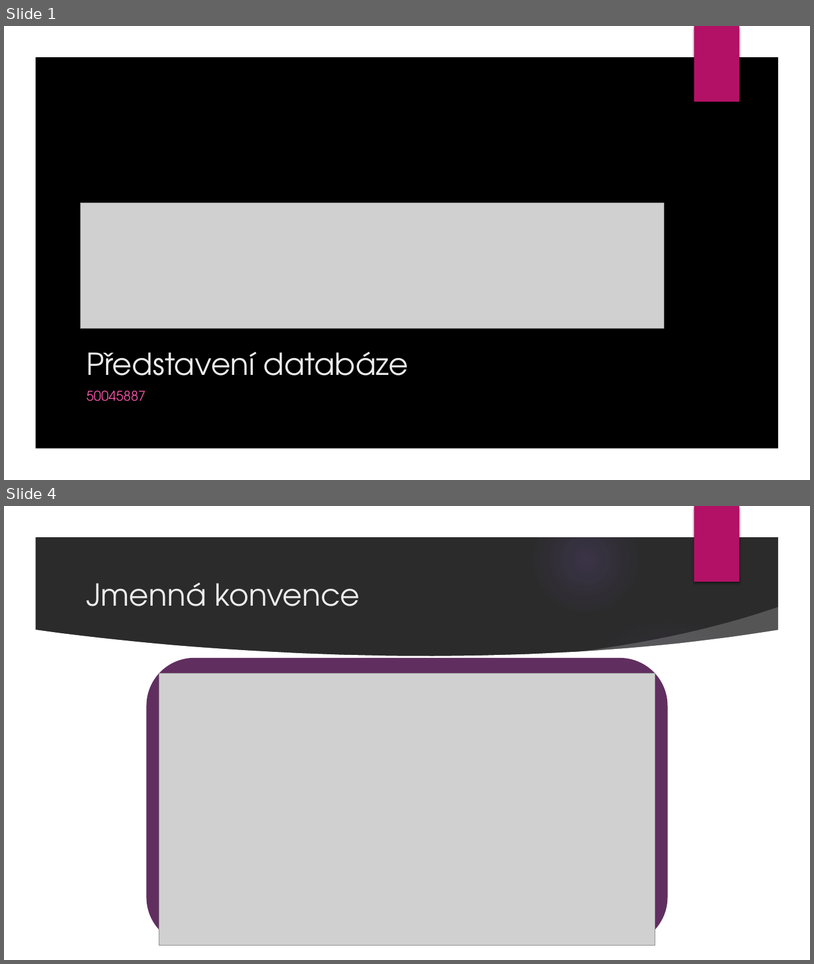
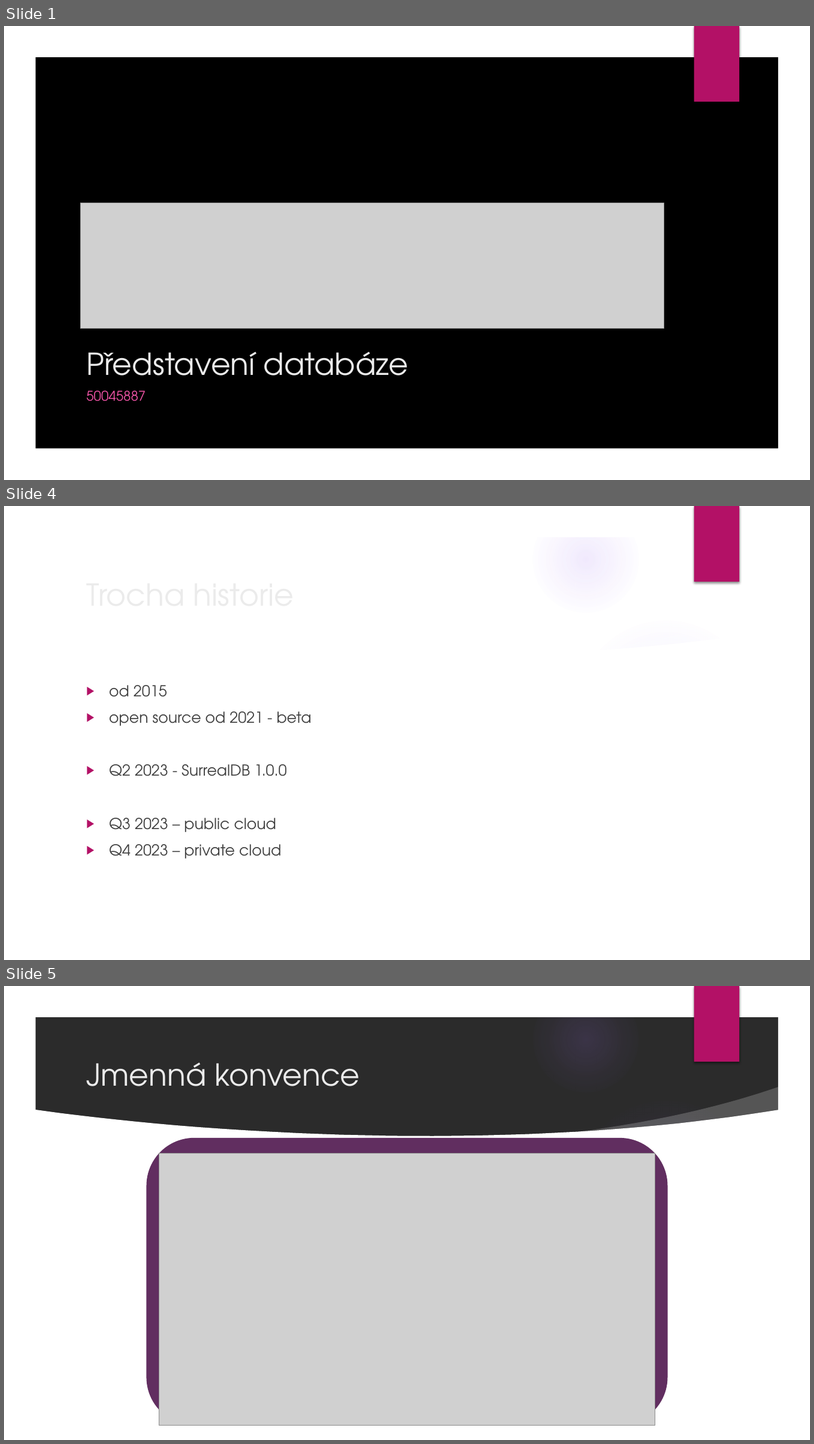
Before and after one commit to milan252525/SurrealDB, a slide deck: surrealdb.pptx. Shown one above the other, each under a label of ours: slides 1 and 4 before the commit, slides 1, 4 and 5 after it; the slides between them are not shown. The pictures are 814x964 and 814x1444 pixels, drawn with LibreOffice and Linux fonts; fonts in the diff are those of the drawing; grey boxes stand for pictures; background and template pictures are left out; a plain dark background stands for a picture behind light text. Boxes give left, top, right and bottom in pixels: in the first picture for what was removed or moved away, otherwise in the second. Text is boxed around its words. In the diff, an @@ line names an element or a change of style, - is before the commit and + after.

```diff
--- a/surrealdb.pptx
+++ b/surrealdb.pptx
@@ slide 4 added at (4, 506, 810, 960), background picture (left out); not listed: 9 template elements that a slide beside it also shows @@
@@ title added at (80, 570, 660, 617), 36 pt, text #EBEBEB @@
+Trocha historie
@@ text added at (109, 685, 312, 858), 18 pt, text #404040 @@
+▶ od 2015
+▶ open source od 2021 - beta
+▶ Q2 2023 - SurrealDB 1.0.0
+▶ Q3 2023 – public cloud
+▶ Q4 2023 – private cloud
@@ what was slide 4 is now slide 5 @@
```
Also in this commit, not shown: 1 slide changed, 4 other slides added, 3 slides removed.
